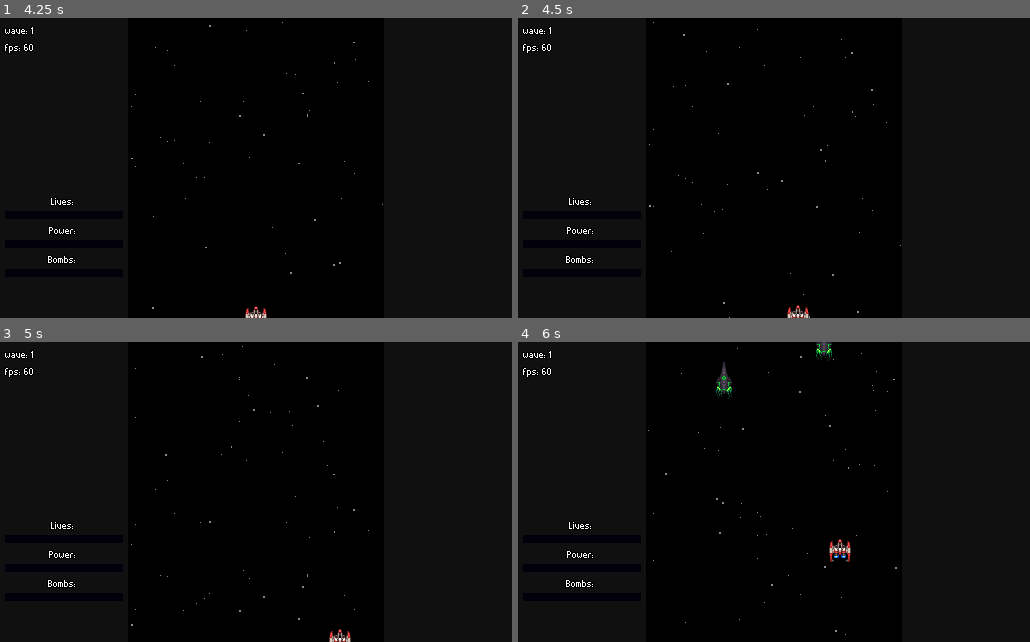
Above: before the commit, frames 1-4 (two rows, left to right).
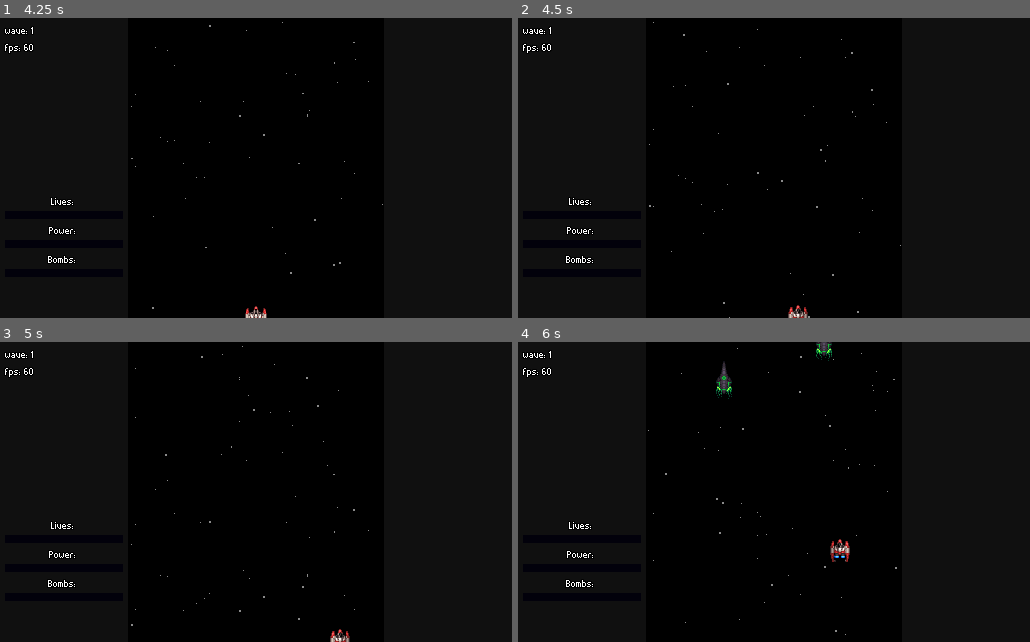
Above: after the commit, the same moments.

Repository: rockrick1/galaxy-stride
Game: Godot game, scene res://menus/main_menu.tscn
Same seed, same stepped clock (60 frames per second), same inputs: the game is played once before the commit and once after it.
Inputs (mouse positions are in pixels of both pictures, inside the frame that each line leads up to):
- Up to frame 1 (4.25 s): click "New Game" at 0.5 s; click "New Game" at 1.25 s; move the mouse to (368, 153) at 2.02 s; hold Right (ui_right) 2.03-2.75 s; click (230, 138) at 2.75 s; move the mouse to (153, 183) at 3.52 s; hold Down (ui_down) from 3.53 s (still down)
- Up to frame 2 (4.5 s): tap Enter at 4.25 s; move the mouse to (825, 102) at 4.27 s; release Down (ui_down) at 4.28 s; hold Right (ui_right) from 4.28 s (still down)
- Up to frame 3 (5 s): keep holding Right (ui_right)
- Up to frame 4 (6 s): move the mouse to (748, 552) at 5.02 s; release Right (ui_right) at 5.03 s; hold Up (ui_up) 5.03-5.78 s; move the mouse to (927, 537) at 5.77 s; hold Left (ui_left) from 5.78 s (still down)

Frame 1 is identical in both runs. In frame 2, 0.1% of the frame differs, in the area x 52-57%, y 96-100%; in frame 3, 0.1%; in frame 4, 0.2%, in the area x 60-66%, y 66-74%.

Commit message:
add turning sprite and enemy bullet sfx

Diff:
--- a/characters/bullet_generator.gd
+++ b/characters/bullet_generator.gd
@@ -204,6 +204,7 @@
 #		print(get_name(), ': ', $FireRate.wait_time, ' ')
 #	if current_rotation > 360 or current_rotation :
 #		current_rotation -= 360
+	var sound_played = false
 	if shooting and can_shoot:
 #		print(get_name(), ': ', spin_speed, ' ', base_spin_speed)
 		can_shoot = false
@@ -247,6 +248,10 @@
 #				proj_instance.get_node("Sprite").set_self_modulate(bullet_color)
 				stage.add_child_below_node(character, proj_instance)
 
+				if not sound_played:
+					$SpawnSound.play()
+					sound_played = true
+
 			start_angle += total_array_spread
 
 
--- a/characters/bullet_generator.tscn
+++ b/characters/bullet_generator.tscn
@@ -1,6 +1,7 @@
-[gd_scene load_steps=2 format=2]
+[gd_scene load_steps=3 format=2]
 
 [ext_resource path="res://characters/bullet_generator.gd" type="Script" id=1]
+[ext_resource path="res://assets/sfx/Hi-hat__001.wav" type="AudioStream" id=2]
 
 [node name="Center" type="Node2D"]
 script = ExtResource( 1 )
@@ -13,6 +14,11 @@
 
 [node name="StartTimer" type="Timer" parent="."]
 one_shot = true
+
+[node name="SpawnSound" type="AudioStreamPlayer" parent="."]
+stream = ExtResource( 2 )
+volume_db = -20.0
+
 [connection signal="timeout" from="FireRate" to="." method="_on_FireRate_timeout"]
 [connection signal="timeout" from="LifeTimer" to="." method="_on_LifeTimer_timeout"]
 [connection signal="timeout" from="StartTimer" to="." method="_on_StartTimer_timeout"]
--- a/characters/character.gd
+++ b/characters/character.gd
@@ -93,13 +93,16 @@
 	if Input.is_action_pressed("ui_left"):
 		moving = true
 		dir.x -= 1
-		# data.info = "Left"
+		set_turning(1)
 #		action_recorder.write_data(data)
 	elif Input.is_action_pressed("ui_right"):
 		moving = true
 		dir.x += 1
+		set_turning(2)
 		# data.info = "Right"
 #		action_recorder.write_data(data)
+	else:
+		set_turning(0)
 	if Input.is_action_pressed("ui_down"):
 		moving = true
 		dir.y += 1
@@ -199,6 +202,20 @@
 	# Emit signal to kill enemy bullets
 	emit_signal("bomb")
 	stage.stats.update_bars(self)
+
+
+func set_turning(side : int):
+	var ship_name = MainNodes.get_ship()
+	match side:
+		0: # not turning
+			$Sprite.set_animation(ship_name)
+			pass
+		1: # left
+			$Sprite.set_animation(ship_name + "turn")
+			$Sprite.set_flip_h(false)
+		2: # right
+			$Sprite.set_animation(ship_name + "turn")
+			$Sprite.set_flip_h(true)
 
 
 func take_damage(dmg):
--- a/characters/character.tscn
+++ b/characters/character.tscn
@@ -133,6 +133,14 @@
 [sub_resource type="AtlasTexture" id=25]
 atlas = ExtResource( 6 )
 region = Rect2( 32, 0, 32, 32 )
+
+[sub_resource type="AtlasTexture" id=36]
+atlas = ExtResource( 6 )
+region = Rect2( 64, 0, 32, 32 )
+
+[sub_resource type="AtlasTexture" id=37]
+atlas = ExtResource( 6 )
+region = Rect2( 96, 0, 32, 32 )
 
 [sub_resource type="SpriteFrames" id=26]
 animations = [ {
@@ -150,6 +158,11 @@
 "loop": true,
 "name": "cruiser2",
 "speed": 20.0
+}, {
+"frames": [ SubResource( 36 ), SubResource( 37 ) ],
+"loop": true,
+"name": "cruiser2turn",
+"speed": 20.0
 } ]
 
 [sub_resource type="Animation" id=27]
@@ -414,7 +427,7 @@
 material = ExtResource( 11 )
 scale = Vector2( 0.690292, 0.690292 )
 frames = SubResource( 26 )
-animation = "cruiser2"
+animation = "cruiser2turn"
 playing = true
 
 [node name="Blink" type="AnimationPlayer" parent="Sprite"]
Not shown, added: assets/sfx/Hi-hat__001.wav.import
Not shown, added: assets/sfx/Hi-hat__005.wav.import
Not shown: 1 places in characters/character.tscn that only renumber resources
Not shown, added: assets/sfx/Hi-hat__001.wav
Not shown, added: assets/sfx/Hi-hat__005.wav
